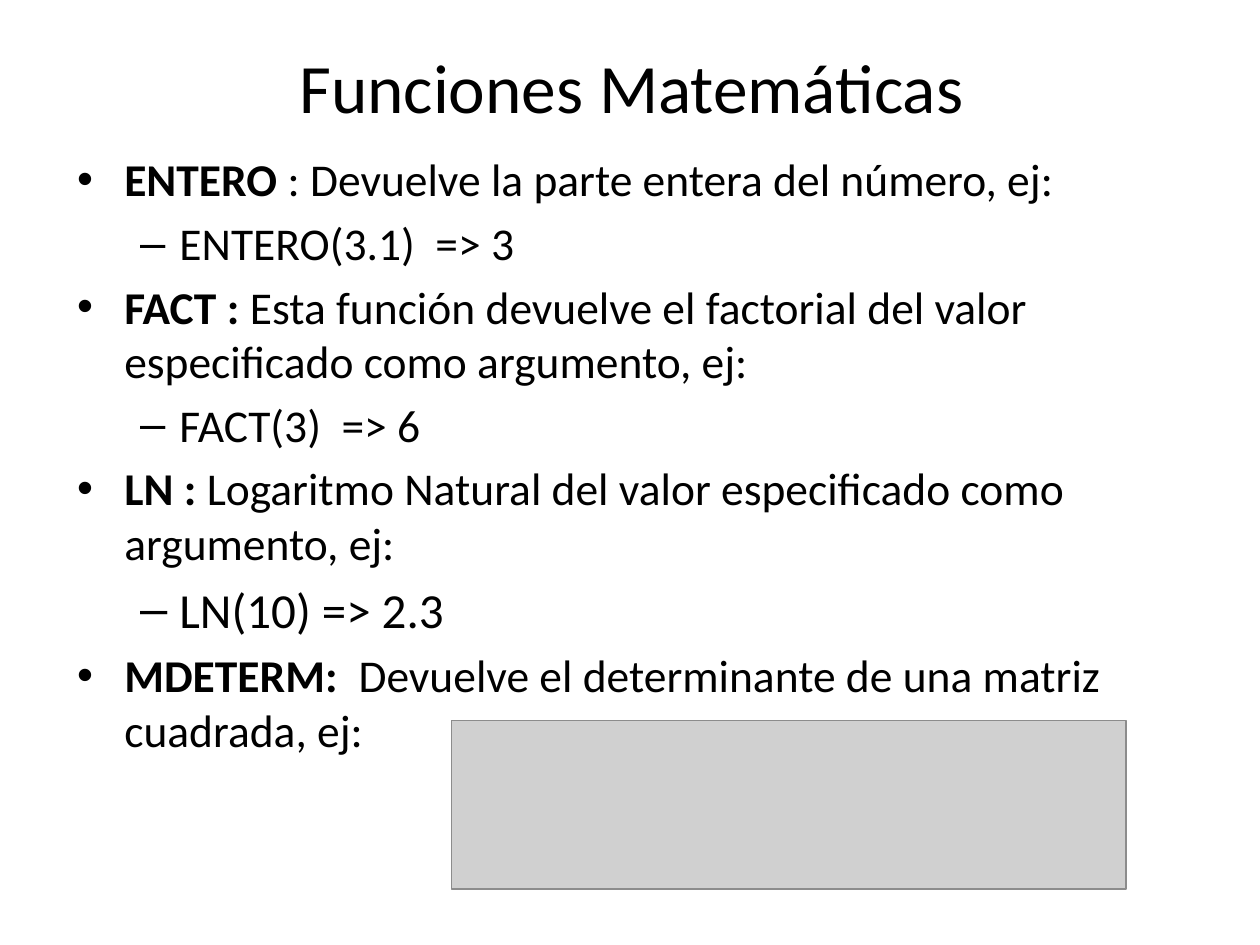
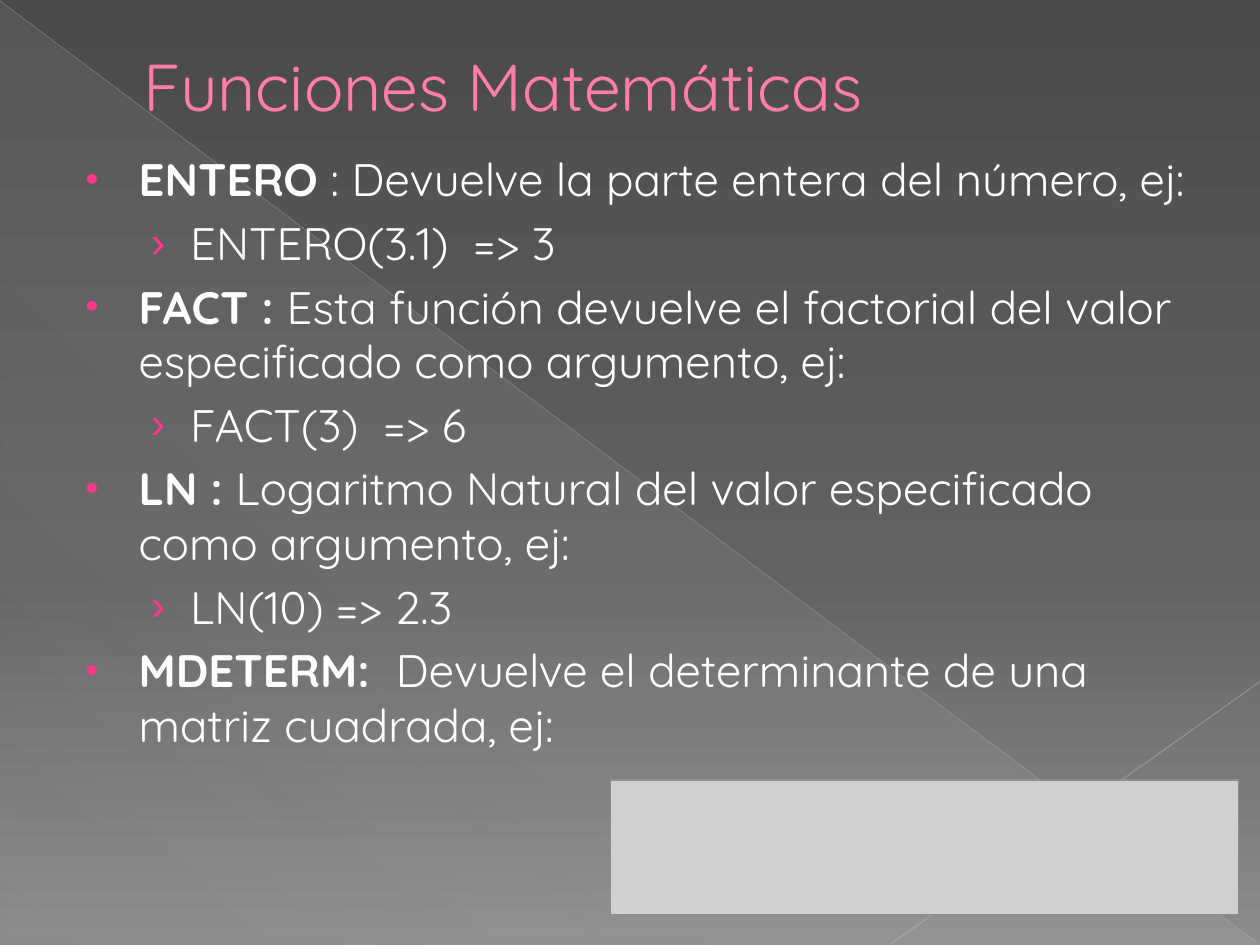
Before and after one commit to kleberloayzacastro/universidad, a slide deck: slide 2 of 2015-2016/clases/informatica_aplicada/clase_4/clase_4.pptx. Drawn at 1260x945 pixels with LibreOffice and Linux fonts; fonts in the diff are those of the drawing; grey boxes stand for pictures. Boxes give left, top, right and bottom in pixels: in the first picture for what was removed or moved away, otherwise in the second. Text is boxed around its words. In the diff, an @@ line names an element or a change of style, - is before the commit and + after.

```diff
--- a/2015-2016/clases/informatica_aplicada/clase_4/clase_4.pptx
+++ b/2015-2016/clases/informatica_aplicada/clase_4/clase_4.pptx
@@ background #FFFFFF to gradient #4A4A4A to #626262 to #8C8C8C @@
@@ line added from (0, 1) to (1259, 944), #BFBFBF 0.39 pt @@
@@ right triangle added at box(1, 3, 1259, 945), fill gradient #D2D2D2 @@
@@ title "Funciones Matemáticas" at box(144, 64, 863, 127): size 39.6 to 37.8 pt, font Calibri to Quicksand, text colour #000000 to #FF7DA7, letter outline none to #B12761 0.5 pt; alignment centre to left; indent changed @@
@@ text "ENTERO : Devuelve la parte ..." at box(139, 162, 1185, 751): font Calibri to Quicksand, text colour #000000 to #FFFFFF; size 28 to 26 pt in "LN(10) => 2.3"; indent changed; bullet – to › @@
@@ line added from (1260, 682) to (891, 944), #C6C6C6 0.47 pt @@
@@ picture: place and size @@
-picture at box(451, 721, 1125, 890)
+picture at box(610, 780, 1239, 915)
```
Also in this commit, not shown: 7 other slides changed, 1 slide added, 9 other files.
